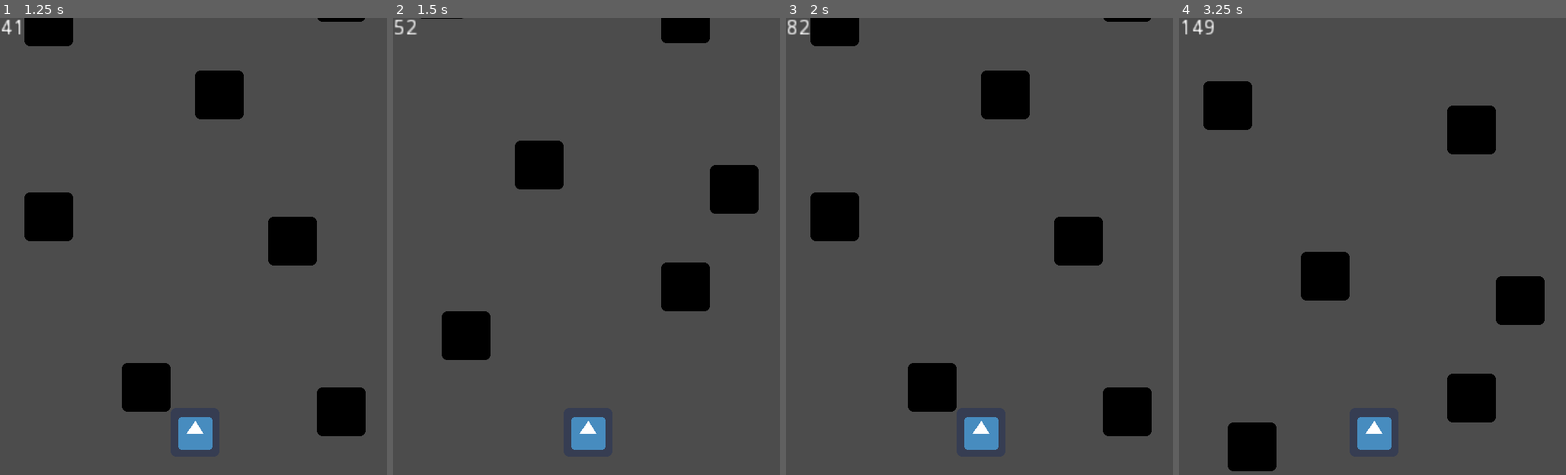
Above: before the commit, frames 1-4 (left to right).
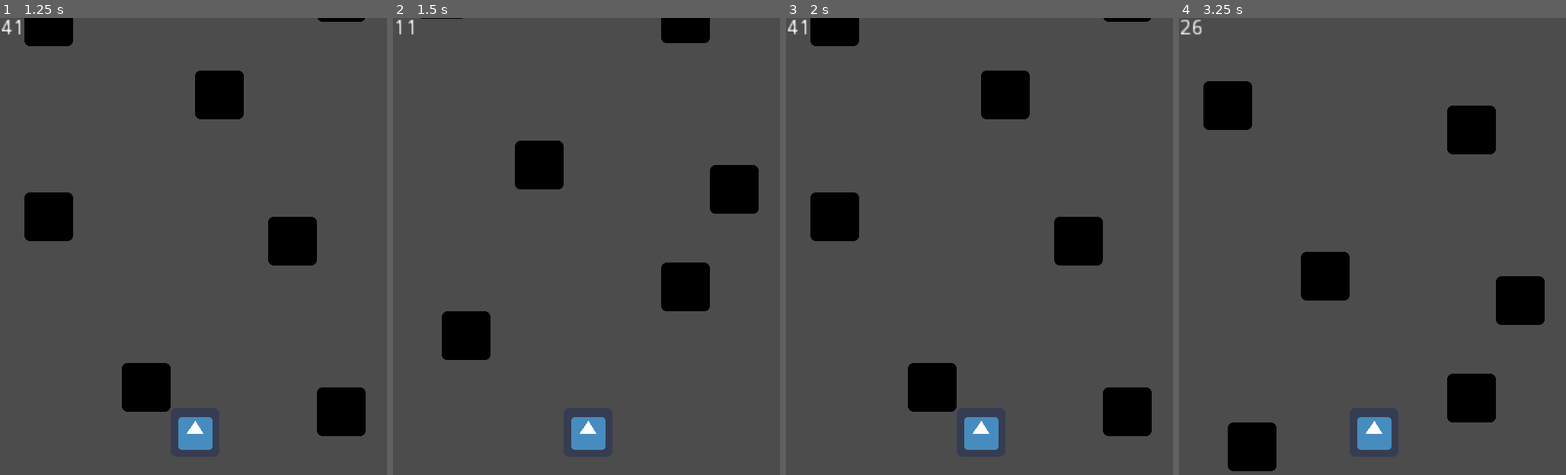
Above: after the commit, the same moments.

Repository: l0go/simple-game
Game: Godot game, scene res://TitleScreen.tscn
Same seed, same stepped clock (60 frames per second), same inputs: the game is played once before the commit and once after it. The engine's default icon, where the game draws it, is replaced by a stand-in: a white triangle on a blue panel in a dark square.
Inputs:
- Up to frame 1 (1.25 s): click "Play!" at 0.5 s
- Up to frame 2 (1.5 s): click "Restart" at 1.25 s
- Up to frame 3 (2 s): no input
- Up to frame 4 (3.25 s): click "Restart" at 2 s; click "Restart" at 2.75 s

Frame 1 is identical in both runs. In frame 2, 0.1% of the frame differs, in the area x 0-7%, y 0-4%; in frame 3, 0.1%; in frame 4, 0.2%, in the area x 0-10%, y 0-4%.

Commit message:
Reset timer

Diff:
--- a/Gameover.gd
+++ b/Gameover.gd
@@ -1,11 +1,11 @@
 extends Node2D
 
 func _ready():
-    $Speed2.text = Speed2.score as String
-
+	$Speed2.text = Speed2.score as String
+	Speed2.score = 0
 func _on_Button_pressed():
-    get_tree().change_scene("res://Main.tscn")
+	get_tree().change_scene("res://Main.tscn")
 
 func _process(delta):
-    if Input.is_action_just_pressed("ui_accept"):
-        get_tree().change_scene("res://Main.tscn")
+	if Input.is_action_just_pressed("ui_accept"):
+		get_tree().change_scene("res://Main.tscn")
